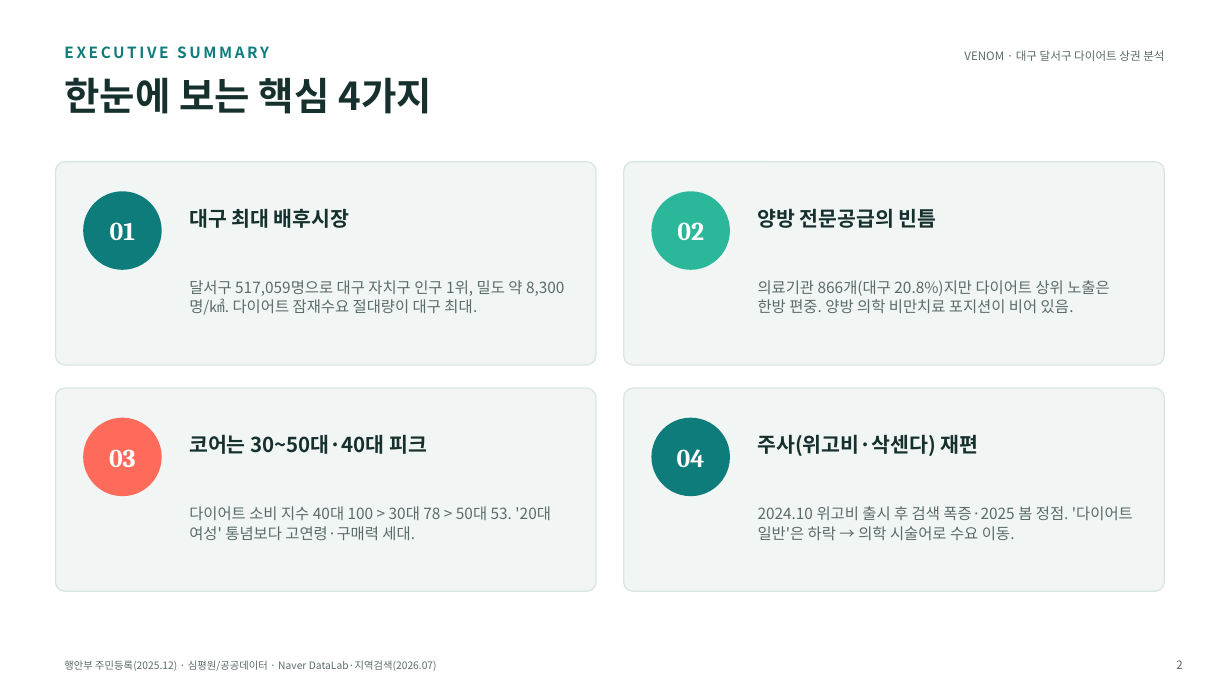
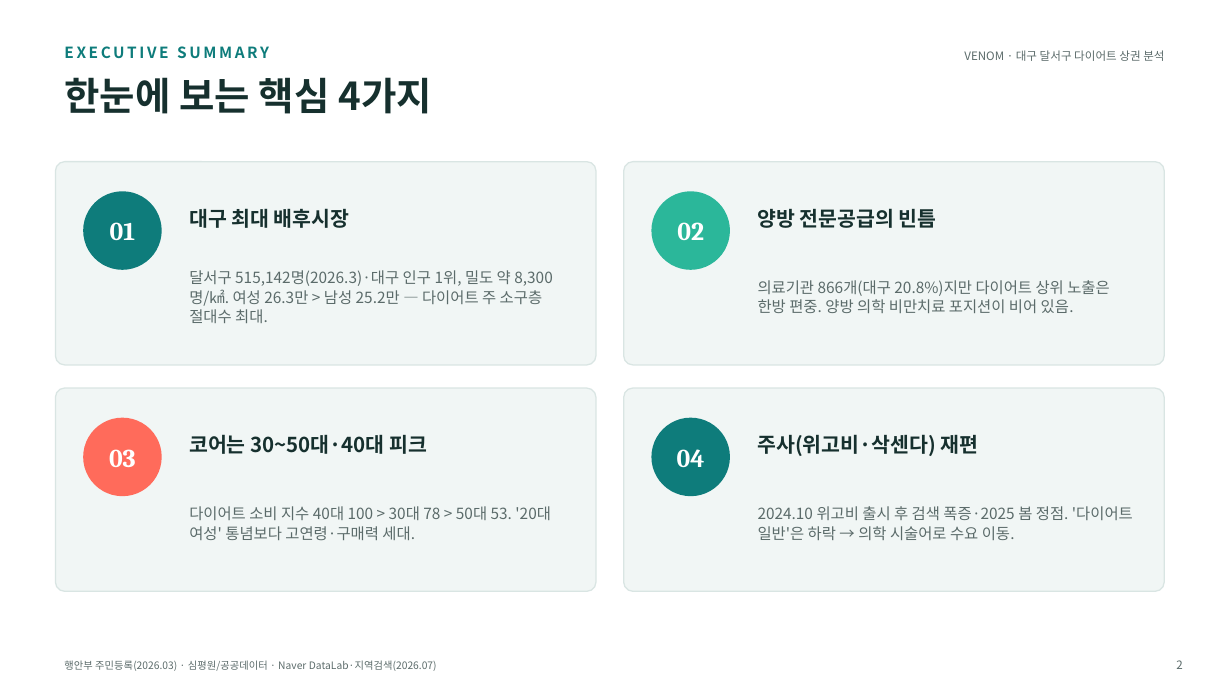
Before and after one commit to recon9973-lang/desktop-tutorial, a slide deck: slide 2 of docs/analysis/대구-달서구-다이어트-상권분석.pptx. Drawn at 1232x693 pixels with LibreOffice and Linux fonts; fonts in the diff are those of the drawing. Boxes give left, top, right and bottom in pixels: in the first picture for what was removed or moved away, otherwise in the second. Text is boxed around its words. In the diff, an @@ line names an element or a change of style, - is before the commit and + after.

```diff
--- a/docs/analysis/대구-달서구-다이어트-상권분석.pptx
+++ b/docs/analysis/대구-달서구-다이어트-상권분석.pptx
@@ text at (189,270,552,323): text changed @@
-달서구 517,059명으로 대구 자치구 인구 1위, 밀도 약 8,300명/㎢. 다이어트 잠재수요 절대량이 대구 최대.
+달서구 515,142명(2026.3)·대구 인구 1위, 밀도 약 8,300명/㎢. 여성 26.3만 > 남성 25.2만 — 다이어트 주 소구층 절대수 최대.
@@ text at (64,660,437,671): text changed @@
-행안부 주민등록(2025.12) · 심평원/공공데이터 · Naver DataLab·지역검색(2026.07)
+행안부 주민등록(2026.03) · 심평원/공공데이터 · Naver DataLab·지역검색(2026.07)
```
Also in this commit, not shown: 9 other slides changed, 1 other file.
